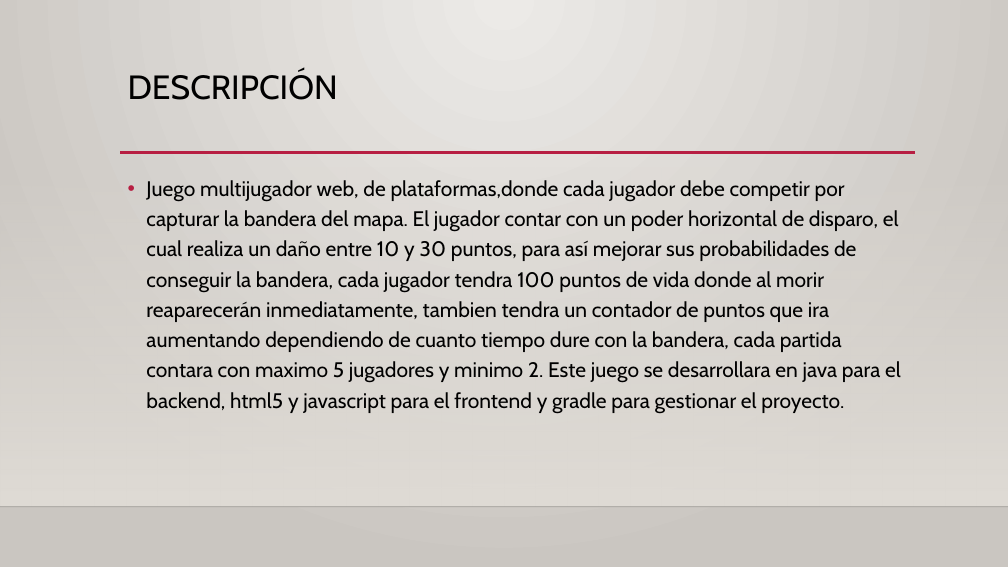
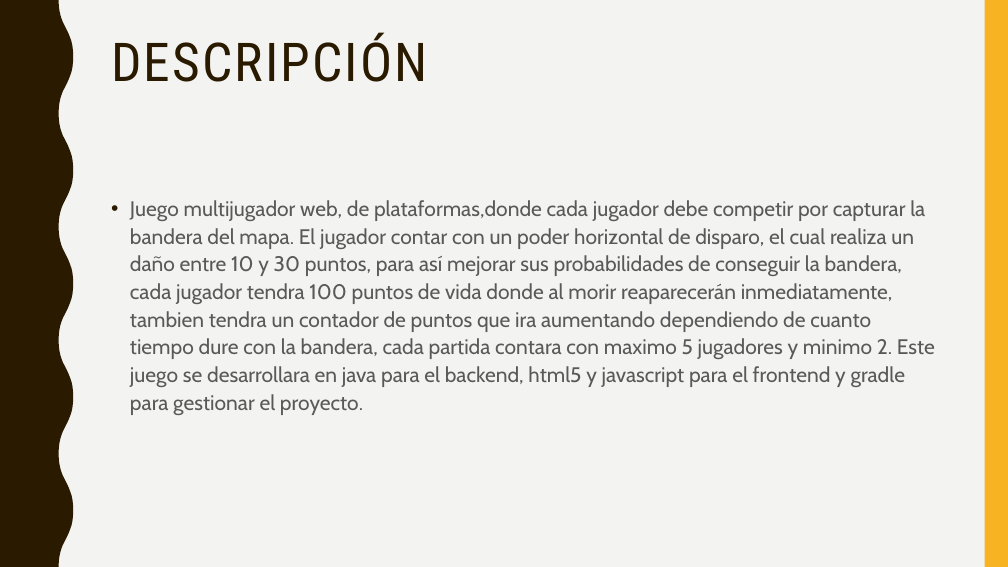
Before and after one commit to dcifuentesR/CaptureTheFlag, a slide deck: slide 2 of arsw.pptx. Drawn at 1008x567 pixels with LibreOffice and Linux fonts; fonts in the diff are those of the drawing; background and template pictures are left out. Boxes give left, top, right and bottom in pixels: in the first picture for what was removed or moved away, otherwise in the second. Text is boxed around its words. In the diff, an @@ line names an element or a change of style, - is before the commit and + after.

```diff
--- a/arsw.pptx
+++ b/arsw.pptx
@@ background gradient #ECEAE7 to #CAC7C1 to #F3F3F2 @@
@@ freeform shape added at (0,0,73,567), fill #2A1A00 @@
@@ rectangle added at (985,0,1008,567), fill #F8B323 @@
@@ title "DESCRIPCIÓN": place and size @@
-title "DESCRIPCIÓN" at (128,71,338,100)
+title "DESCRIPCIÓN" at (111,33,427,82)
@@ title "DESCRIPCIÓN" at (111,33,427,82): size 32 to 51 pt, font Cabin to Roboto Condensed, text colour #000000 to #2A1A00, letter spacing 0 to 2 pt @@
@@ rectangle removed at (0,167,1008,507) @@
@@ line removed from (120, 153) to (915, 153) @@
@@ text "Juego multijugador web, de plataformas,donde ...": place and size @@
-text "Juego multijugador web, de plataformas,donde ..." at (146,180,901,414)
+text "Juego multijugador web, de plataformas,donde ..." at (130,200,935,415)
@@ text "Juego multijugador web, de plataformas,donde ..." at (130,200,935,415): text colour #000000 to #595959; line spacing 1.2 to 1.1; less space between paragraphs; bullet colour #B71E42 to #2A1A00 @@
@@ line removed from (0, 507) to (1008, 507) @@
```
Also in this commit, not shown: 6 other slides changed, 9 slides removed.
